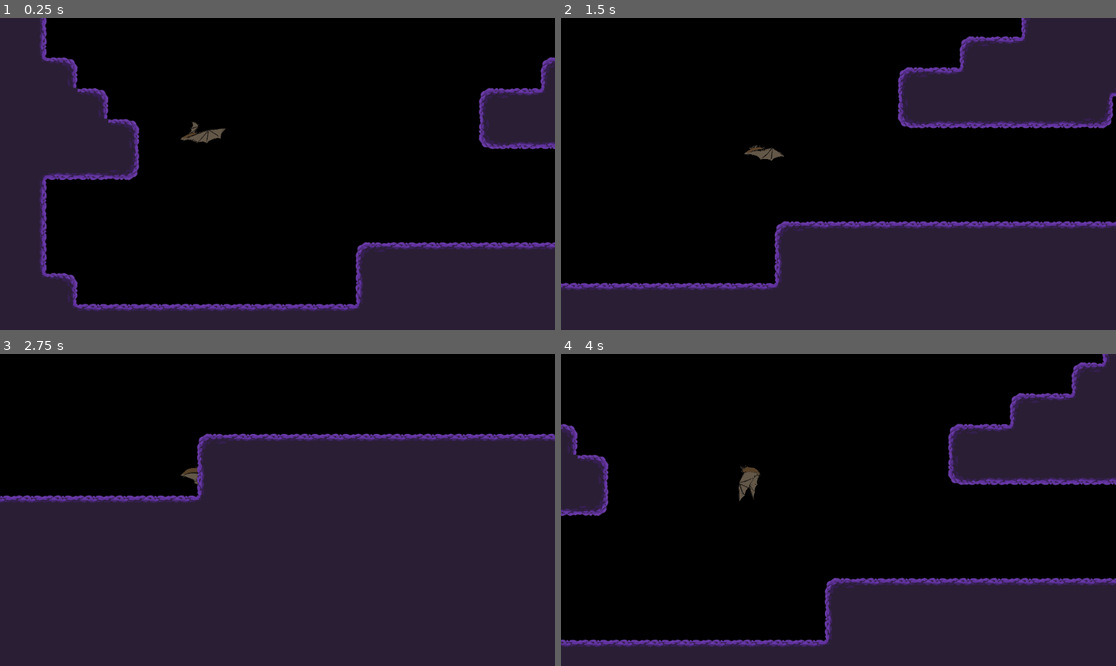
Above: before the commit, frames 1-4 (two rows, left to right).
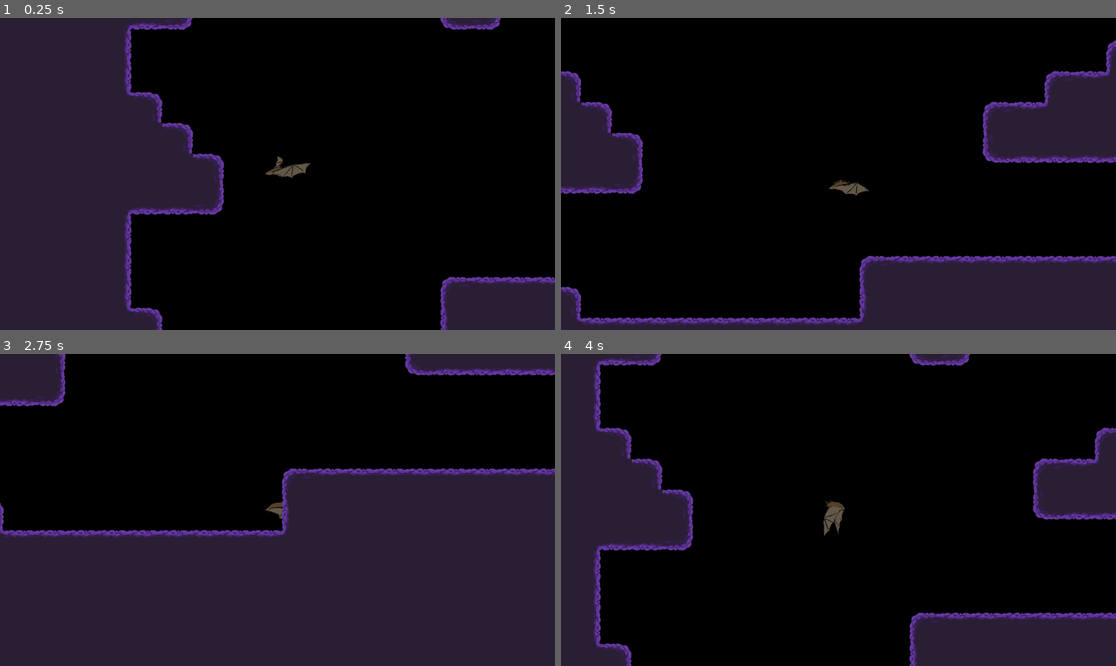
Above: after the commit, the same moments.

Repository: yumejensen/game-off-2025-repository
Game: Godot game, scene res://scenes/game.tscn
The game is run twice, just before and just after one commit, with the same random seed, the same clock (stepped at 60 frames per second) and the same inputs.
Inputs:
- Up to frame 1 (0.25 s): no input
- Up to frame 2 (1.5 s): hold D (right) 0.53-1.28 s; hold S (down) from 1.28 s (still down)
- Up to frame 3 (2.75 s): release S (down) at 2.03 s; hold D (right) from 2.03 s (still down)
- Up to frame 4 (4 s): release D (right) at 2.78 s; hold W (up) 2.78-3.53 s; hold A (left) from 3.53 s (still down)

The runs differ from the first frame. In frame 1, 29% of the frame differs, in the area x 7-100%, y 0-100%; in frame 2, 32%; in frame 3, 20%; in frame 4, 33%, in the area x 0-100%, y 0-100%.

Commit message:
changed camera position to have player in center

Diff:
--- a/scenes/bat.tscn
+++ b/scenes/bat.tscn
@@ -2,6 +2,10 @@
 
 [ext_resource type="Script" uid="uid://8ul1kl8y4to6" path="res://assets/scripts/bat.gd" id="1_cnldk"]
 [ext_resource type="Texture2D" uid="uid://daxdce4fexpp6" path="res://assets/sprites/bat-sprite-sheet.png" id="1_uhqni"]
+
+[sub_resource type="CapsuleShape2D" id="CapsuleShape2D_cnldk"]
+radius = 34.034077
+height = 119.941284
 
 [sub_resource type="AtlasTexture" id="AtlasTexture_cnldk"]
 atlas = ExtResource("1_uhqni")
@@ -67,20 +71,16 @@
 "speed": 12.0
 }]
 
-[sub_resource type="CapsuleShape2D" id="CapsuleShape2D_cnldk"]
-radius = 34.034077
-height = 119.941284
-
 [node name="bat" type="CharacterBody2D"]
 script = ExtResource("1_cnldk")
+
+[node name="CollisionShape2D" type="CollisionShape2D" parent="."]
+position = Vector2(-60, -20)
+rotation = 1.5777776
+shape = SubResource("CapsuleShape2D_cnldk")
 
 [node name="AnimatedSprite2D" type="AnimatedSprite2D" parent="."]
 sprite_frames = SubResource("SpriteFrames_67y1s")
 animation = &"fly"
 autoplay = "fly"
 frame_progress = 0.58064526
-
-[node name="CollisionShape2D" type="CollisionShape2D" parent="."]
-position = Vector2(-60, -20)
-rotation = 1.5777776
-shape = SubResource("CapsuleShape2D_cnldk")
--- a/scenes/game.tscn
+++ b/scenes/game.tscn
@@ -27,7 +27,7 @@
 scale = Vector2(0.5, 0.5)
 
 [node name="Camera2D" type="Camera2D" parent="bat"]
-position = Vector2(654, 292)
+position = Vector2(-50, 4)
 scale = Vector2(2, 2)
 zoom = Vector2(0.5, 0.5)
 position_smoothing_enabled = true
